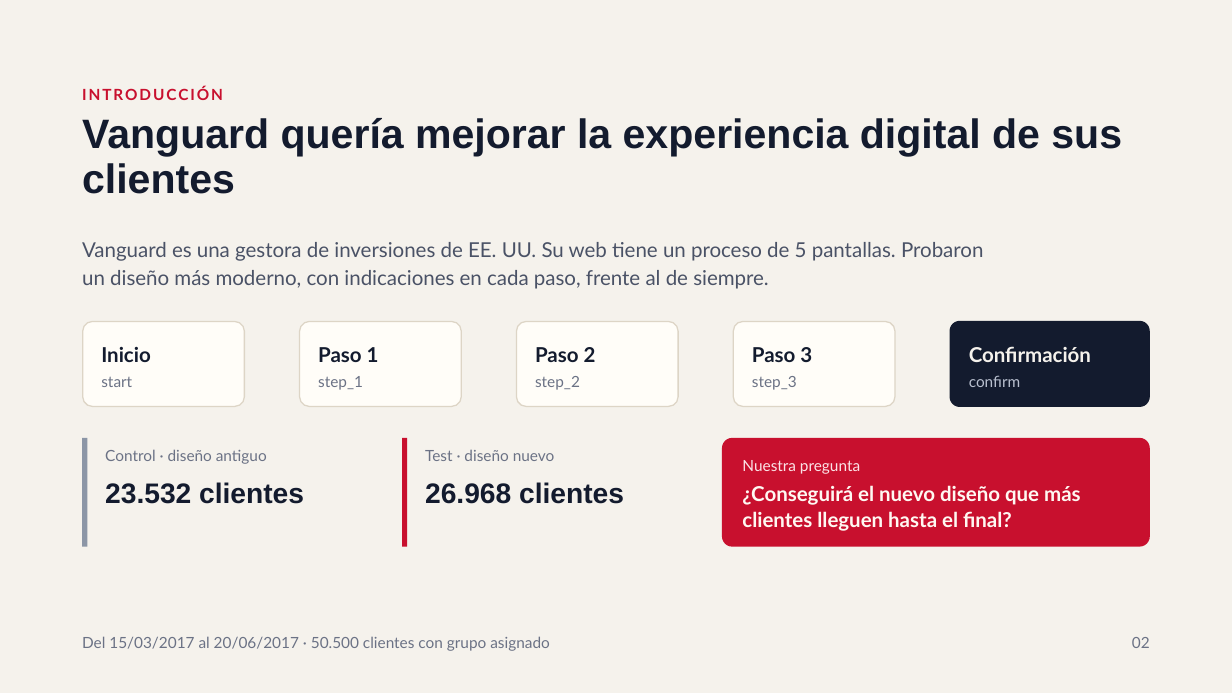
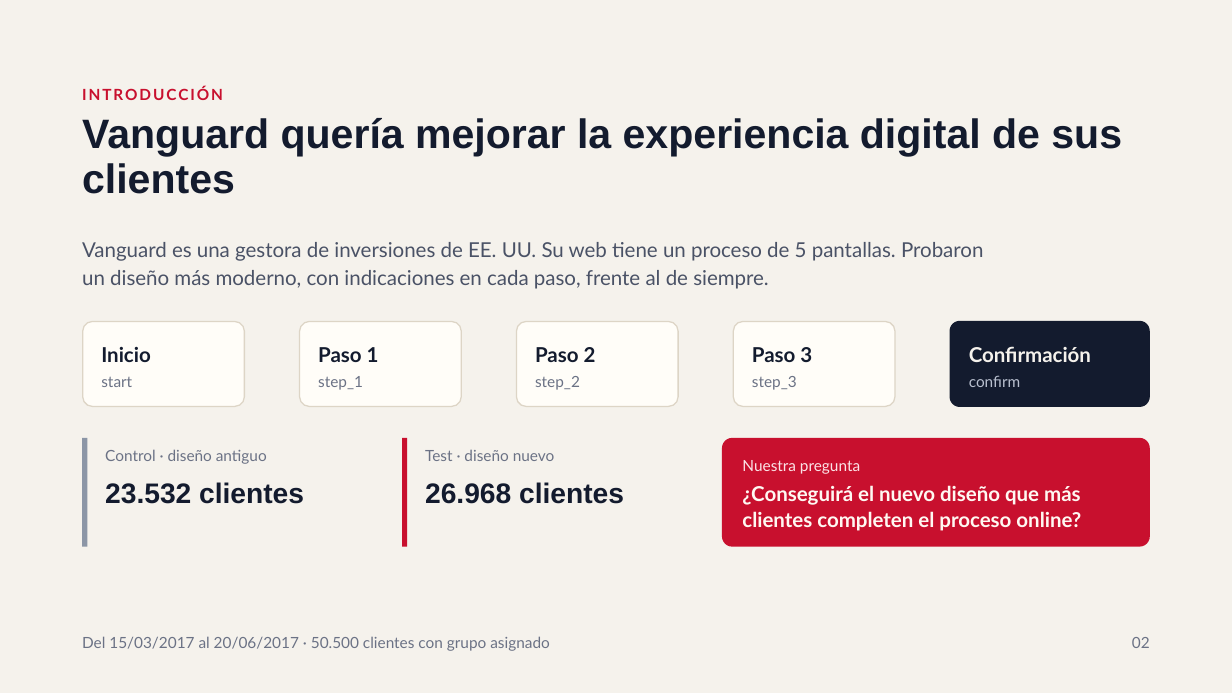
Before and after one commit to beafernandez22/Project_Vanguard_ab_Test, a slide deck: slide 2 of outputs/Vanguard_Presentación.pptx. Drawn at 1232x693 pixels with LibreOffice and Linux fonts; fonts in the diff are those of the drawing; background and template pictures are left out. Boxes give left, top, right and bottom in pixels: in the first picture for what was removed or moved away, otherwise in the second. Text is boxed around its words. In the diff, an @@ line names an element or a change of style, - is before the commit and + after.

```diff
--- a/outputs/Vanguard_Presentación.pptx
+++ b/outputs/Vanguard_Presentación.pptx
@@ text at <box>742,485,1081,531</box>: text changed @@
-¿Conseguirá el nuevo diseño que más clientes lleguen hasta el final?
+¿Conseguirá el nuevo diseño que más clientes completen el proceso online?
```
Also in this commit, not shown: 2 other slides changed, 1 other file.
